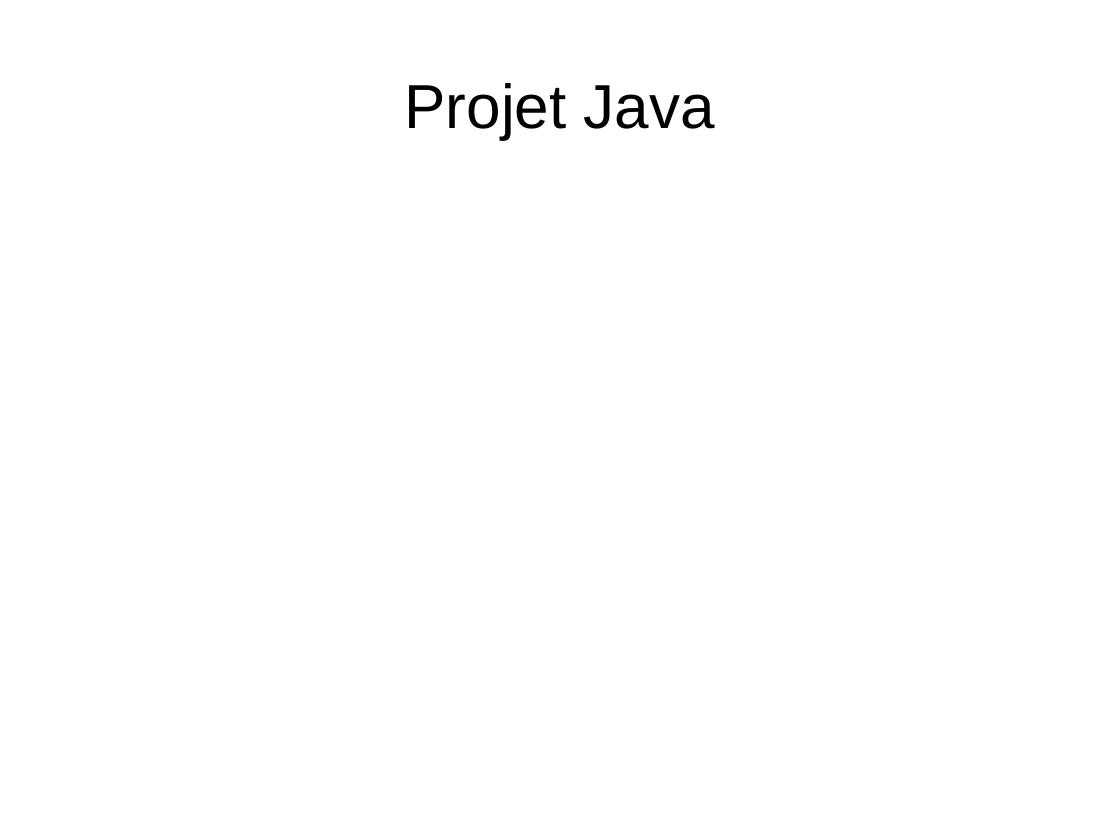
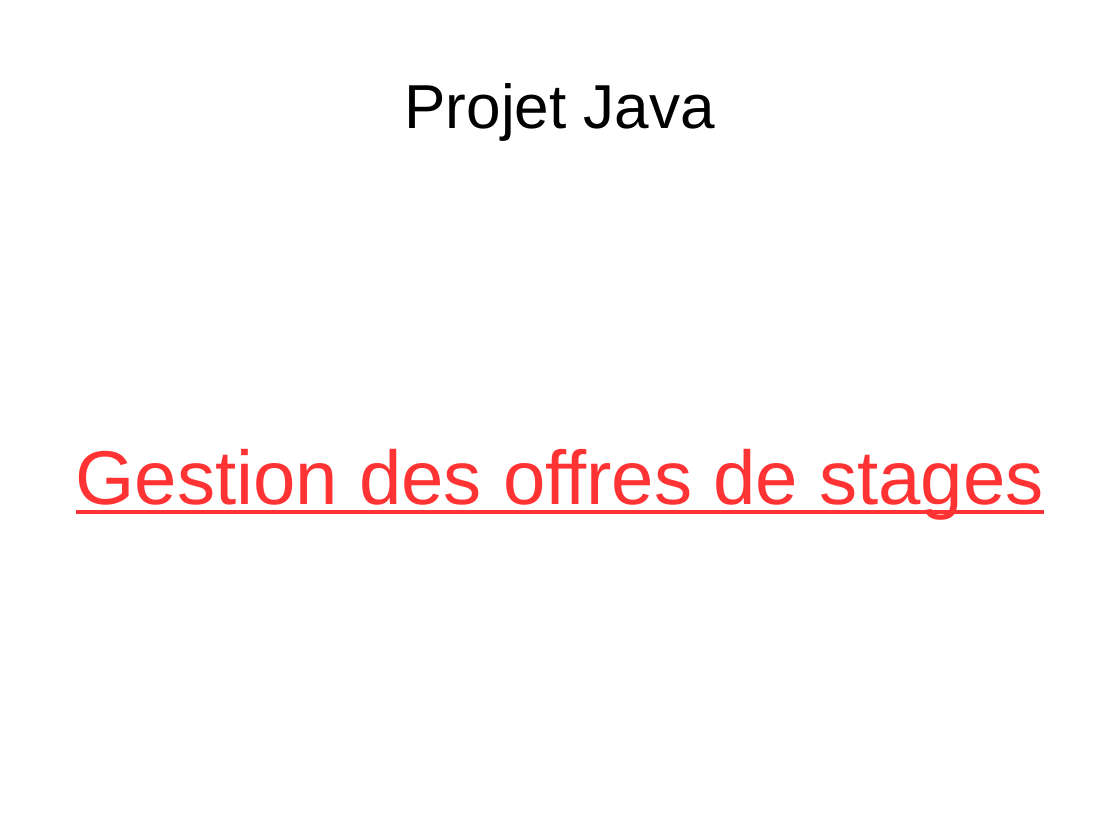
Before and after one commit to AliKantouar/G1_Gestion_Stages, a slide deck: slide 1 of ressources/projet.odp. Drawn at 1120x840 pixels with LibreOffice and Linux fonts; fonts in the diff are those of the drawing. Boxes give left, top, right and bottom in pixels: in the first picture for what was removed or moved away, otherwise in the second. Text is boxed around its words. In the diff, an @@ line names an element or a change of style, - is before the commit and + after.

```diff
--- a/ressources/projet.odp
+++ b/ressources/projet.odp
@@ subtitle added at box(76, 448, 1043, 518), 54 pt, text #FF3333, underline @@
+Gestion des offres de stages
```
Also in this commit, not shown: 4 other files.
